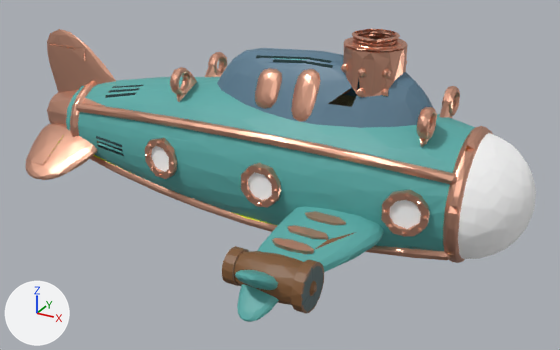
The glTF model object/ARIsubProp.glb: old version first, new version second.
Rendered twice from a camera (50 mm lens) standing at (92.4, -157.3, 116.5) and looking at (-1.8, 14.1, 30.8). Arrows for +X, +Y and +Z are at lower left; the lights stay in place. Where no turn or scale is listed for an object, it has been applied to the vertices. Vertices at the same position are counted once.

Objects in the first picture: 'submarine.001'.
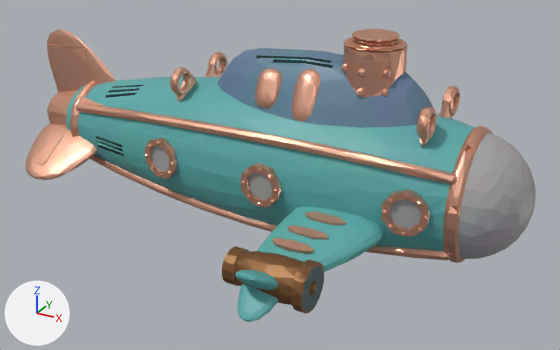
The newer file is also turned or shifted as a whole; pictures and numbers use the older file's frame.

Where the change shows, as pixel boxes [x1, y1, x2, y2] in the pictures (560 x 350 px; the box of a moved part takes in the faces that stretch with it):
part 1 of me_submarine_01_001, deleted: before [97, 87, 422, 249]
part 2 of me_submarine_01_001, moved or reshaped: before [79, 125, 266, 189]; after [79, 29, 396, 189]
part 3 of me_submarine_01_001, moved or reshaped: [307, 200, 451, 289] in both
part 4 of me_submarine_01_001, recoloured (white to grey): [151, 133, 536, 259] in both
part 5 of me_submarine_01_001, recoloured: [49, 135, 274, 225] in both
part 6 of me_submarine_01_001, recoloured: [26, 29, 493, 262] in both
part 7 of me_submarine_01_001, recoloured: [66, 77, 470, 301] in both
part 8 of me_submarine_01_001, recoloured: [222, 232, 356, 309] in both

Diff of the bpy script that builds the scene:
```diff
--- a/object/ARIsubProp.glb.py
+++ b/object/ARIsubProp.glb.py
@@ img_submetallic @@
+img_submetallic = load_image('SubMetallic', '_unpacked/SubMetallic', 84, 56, 'Non-Color')
@@ img_sub @@
+img_sub = load_image('Sub', '_unpacked/Sub', 84, 56, 'sRGB')
@@ mat_sub @@
+mat_sub = bpy.data.materials.new('Sub')
+# uses the picture img_sub
+# uses the picture img_submetallic
@@ me_submarine_01_001 @@
 # used by ob_submarine_001; location = (-10.1, 16.0, 43.9)
-me_submarine_01_001.from_pydata(...)  # 4044 vertices, 7931 faces; spans x -75.0..75.0, y -52.0..52.0, z -29.0..29.0
-me_submarine_01_001.materials.append(mat_exttt_001)  # blue #5c7d92
-me_submarine_01_001.materials.append(mat_exstttt_001)  # dark cyan #355153
-me_submarine_01_001.materials.append(mat_ground_001)  # picture img_floor_tiles_06_diff_1k
-me_submarine_01_001.materials.append(mat_top_001)  # picture img_white_plaster_rough_02_diff_1k
+me_submarine_01_001.from_pydata(...)  # 3625 vertices, 7215 faces; spans x -75.0..75.0, y -52.0..52.0, z -29.0..29.0
+# me_submarine_01_001 part 1: the loose piece of 442 vertices spanning x -54.0..59.0, y -20.0..20.0, z -18.0..11.0 is deleted
+# me_submarine_01_001 part 2: 39 vertices moved within x -73.0..49.0, y -22.0..46.0, z -21.0..20.0; 1 vertex removed from x 27.0, y 52.0, z -25.0; 24 vertices added at x 26.0..37.0, y -4.0..52.0, z -25.0..29.0
+# me_submarine_01_001 part 3: 9 vertices moved within x 38.0..60.0, y -42.0..-13.0, z -20.0..-8.0; 1 vertex removed from x 55.0, y -18.0, z -8.0; 1 vertex added at x 54.0, y -18.0, z -8.0
+# me_submarine_01_001 part 4: 259 faces spanning x -23.0..75.0, y -21.0..21.0, z -24.0..7.0 switch from mat_glass_001 (white #ffffff) to mat_sub
+# me_submarine_01_001 part 5: 56 faces spanning x -73.0..62.0, y -37.0..37.0, z -23.0..18.0 switch from mat_exterior_001 (yellow #e7e300) to mat_sub
+# me_submarine_01_001 part 6: 4088 faces spanning x -75.0..62.0, y -35.0..35.0, z -25.0..29.0 switch from mat_copper_001 (beige #e7ae94) to mat_sub
+# me_submarine_01_001 part 7: 965 faces spanning x -61.0..59.0, y -52.0..21.0, z -29.0..21.0 switch from mat_extt_001 (cyan #59aca7) to mat_sub
+# me_submarine_01_001 part 8: 636 faces spanning x 17.0..41.0, y -47.0..47.0, z -25.0..-12.0 switch from mat_coppertt_001 (brown #7f5834) to mat_sub
```
